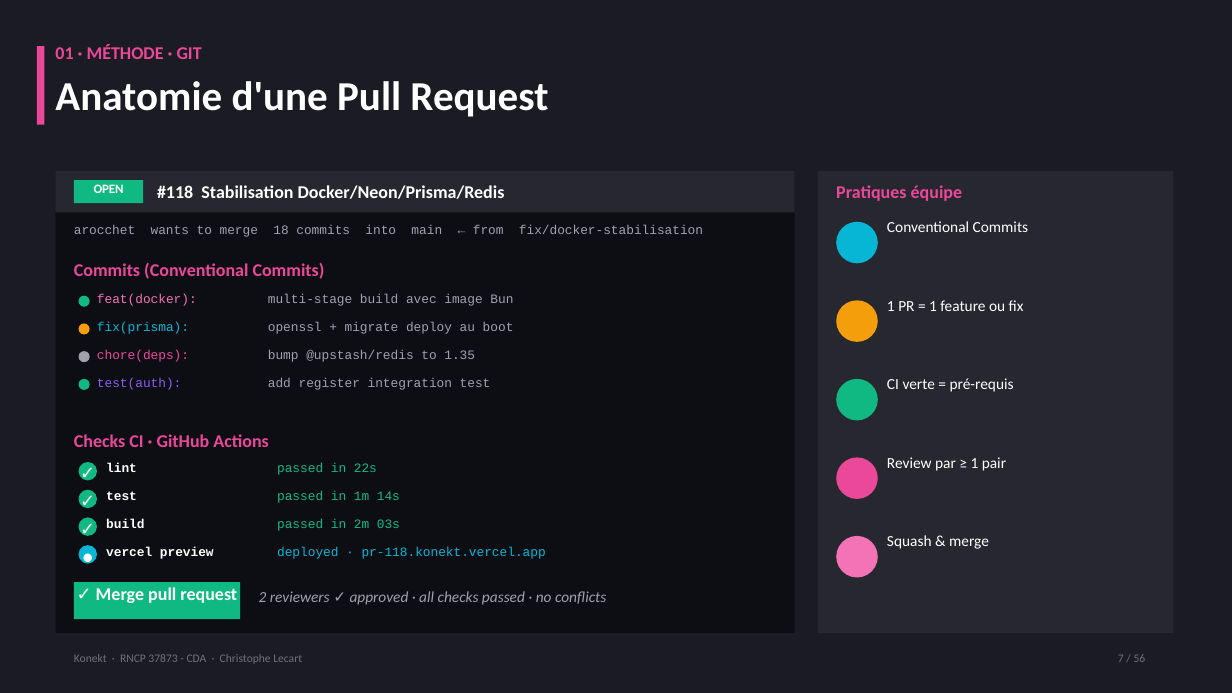
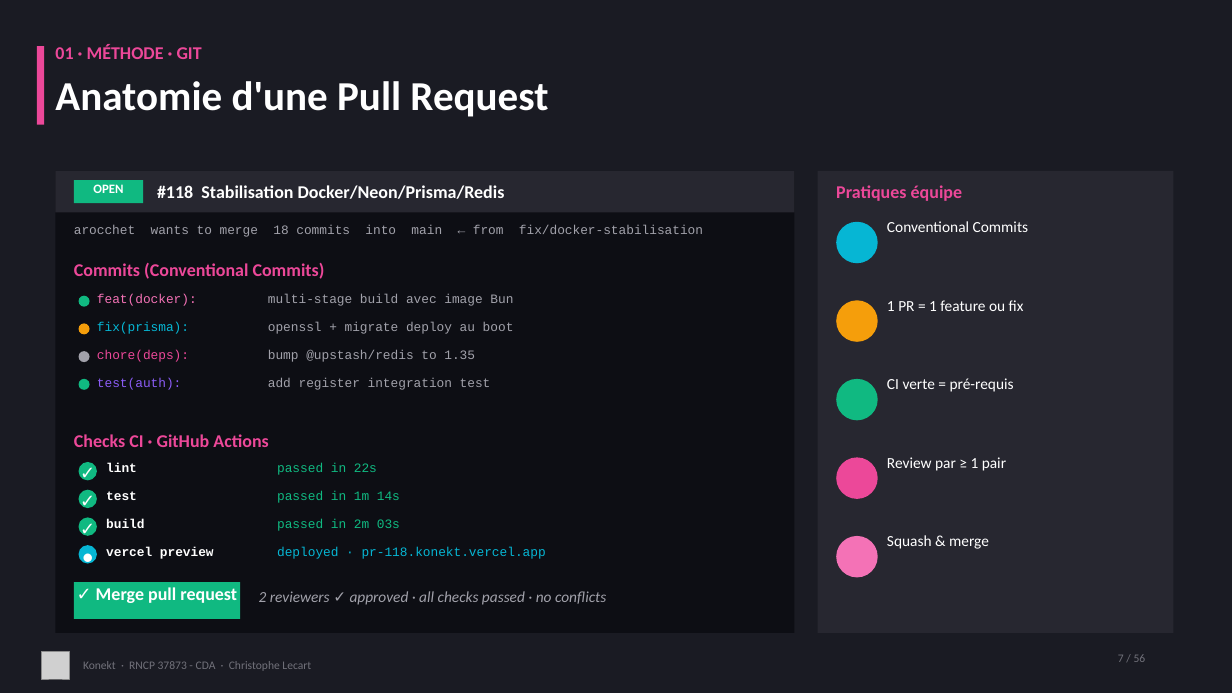
Before and after one commit to CLecart/social-network, a slide deck: slide 7 of dossier-certification/00-presentation/Konekt_RNCP_37873_Support_Visuel.pptx. Drawn at 1232x693 pixels with LibreOffice and Linux fonts; fonts in the diff are those of the drawing; grey boxes stand for pictures. Boxes give left, top, right and bottom in pixels: in the first picture for what was removed or moved away, otherwise in the second. Text is boxed around its words. In the diff, an @@ line names an element or a change of style, - is before the commit and + after.

```diff
--- a/dossier-certification/00-presentation/Konekt_RNCP_37873_Support_Visuel.pptx
+++ b/dossier-certification/00-presentation/Konekt_RNCP_37873_Support_Visuel.pptx
@@ picture added at box(42, 652, 69, 679) @@
@@ text "Konekt · RNCP 37873 - ..." at box(83, 661, 311, 671): vertical alignment top to middle @@
```
Also in this commit, not shown: 15 other slides changed, 6 other files.
